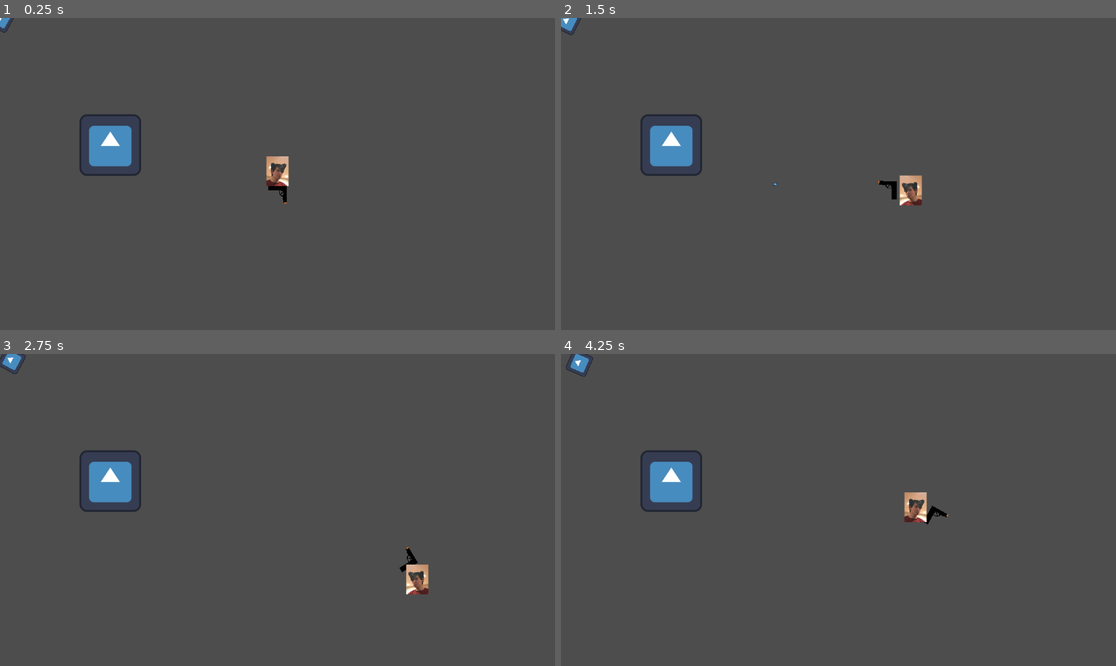
Above: before the commit, frames 1-4 (two rows, left to right).
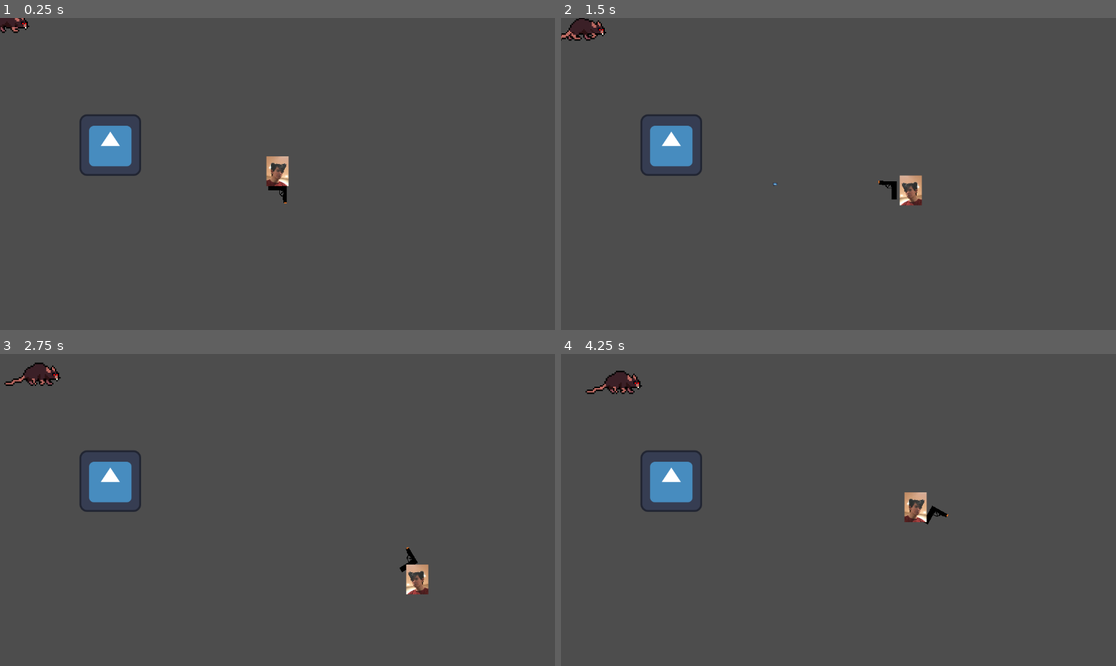
Above: after the commit, the same moments.

Repository: Asimile/GameJamFall2025
Game: Godot game, scene res://Scenes/level.tscn
Same seed, same stepped clock (60 frames per second), same inputs: the game is played once before the commit and once after it. Before the commit the project has no main scene; this scene is started directly in both runs. The engine's default icon, where the game draws it, is replaced by a stand-in: a white triangle on a blue panel in a dark square.
Inputs (mouse positions are in pixels of both pictures, inside the frame that each line leads up to):
- Up to frame 1 (0.25 s): no input
- Up to frame 2 (1.5 s): move the mouse to (960, 158) at 0.52 s; hold D (move_right) 0.53-1.28 s; click (960, 158) at 0.6 s; move the mouse to (727, 189) at 1.27 s; hold S (move_down) from 1.28 s (still down); click (727, 189) at 1.35 s
- Up to frame 3 (2.75 s): move the mouse to (333, 441) at 2.02 s; release S (move_down) at 2.03 s; hold D (move_right) from 2.03 s (still down); click (333, 441) at 2.1 s
- Up to frame 4 (4.25 s): move the mouse to (810, 572) at 2.77 s; release D (move_right) at 2.78 s; hold W (move_up) 2.78-3.53 s; click (810, 572) at 2.85 s; move the mouse to (1005, 556) at 3.52 s; hold A (move_left) from 3.53 s (still down); click (1005, 556) at 3.6 s

The runs differ from the first frame. In frame 1, 0.2% of the frame differs, in the area x 0-6%, y 0-5%; in frame 2, 0.5%; in frame 3, 0.6%; in frame 4, 0.6%, in the area x 0-15%, y 0-13%.

Commit message:
add rat sprites

Diff:
--- a/gamejamfall2025/Scenes/enemy.tscn
+++ b/gamejamfall2025/Scenes/enemy.tscn
@@ -1,9 +1,60 @@
-[gd_scene load_steps=4 format=3 uid="uid://da7rbd7m8dra0"]
+[gd_scene load_steps=12 format=3 uid="uid://da7rbd7m8dra0"]
 
 [ext_resource type="Script" path="res://Scripts/enemy.gd" id="1_gmcf4"]
 [ext_resource type="Texture2D" uid="uid://c1v00cmetpb21" path="res://icon.svg" id="2_dy3eh"]
+[ext_resource type="Texture2D" uid="uid://y3rtcsoqkhhx" path="res://Assets/ratat.png" id="3_jmwfg"]
 
 [sub_resource type="CircleShape2D" id="CircleShape2D_cp4y3"]
+
+[sub_resource type="AtlasTexture" id="AtlasTexture_ldt87"]
+atlas = ExtResource("3_jmwfg")
+region = Rect2(0, 0, 48, 24)
+
+[sub_resource type="AtlasTexture" id="AtlasTexture_i7oa3"]
+atlas = ExtResource("3_jmwfg")
+region = Rect2(48, 0, 48, 24)
+
+[sub_resource type="AtlasTexture" id="AtlasTexture_iaff4"]
+atlas = ExtResource("3_jmwfg")
+region = Rect2(96, 0, 48, 24)
+
+[sub_resource type="AtlasTexture" id="AtlasTexture_piern"]
+atlas = ExtResource("3_jmwfg")
+region = Rect2(144, 0, 48, 24)
+
+[sub_resource type="AtlasTexture" id="AtlasTexture_ugaoj"]
+atlas = ExtResource("3_jmwfg")
+region = Rect2(192, 0, 48, 24)
+
+[sub_resource type="AtlasTexture" id="AtlasTexture_bu2e8"]
+atlas = ExtResource("3_jmwfg")
+region = Rect2(240, 0, 48, 24)
+
+[sub_resource type="SpriteFrames" id="SpriteFrames_pdhtk"]
+animations = [{
+"frames": [{
+"duration": 1.0,
+"texture": SubResource("AtlasTexture_ldt87")
+}, {
+"duration": 1.0,
+"texture": SubResource("AtlasTexture_i7oa3")
+}, {
+"duration": 1.0,
+"texture": SubResource("AtlasTexture_iaff4")
+}, {
+"duration": 1.0,
+"texture": SubResource("AtlasTexture_piern")
+}, {
+"duration": 1.0,
+"texture": SubResource("AtlasTexture_ugaoj")
+}, {
+"duration": 1.0,
+"texture": SubResource("AtlasTexture_bu2e8")
+}],
+"loop": true,
+"name": &"walk",
+"speed": 8.0
+}]
 
 [node name="enemy" type="CharacterBody2D"]
 scale = Vector2(3, 3)
@@ -14,5 +65,11 @@
 debug_color = Color(0.986704, 0, 0.320819, 0.42)
 
 [node name="PlaceholderSprite" type="Sprite2D" parent="."]
+visible = false
 scale = Vector2(0.12, 0.12)
 texture = ExtResource("2_dy3eh")
+
+[node name="AnimatedSprite2D" type="AnimatedSprite2D" parent="."]
+sprite_frames = SubResource("SpriteFrames_pdhtk")
+animation = &"walk"
+frame_progress = 0.200245
--- a/gamejamfall2025/Scripts/enemy.gd
+++ b/gamejamfall2025/Scripts/enemy.gd
@@ -1,20 +1,25 @@
 extends CharacterBody2D
 
-var move_speed: float = 10
-#var enemy_health: int = 2
-
-@onready var ENEMY_SPRITE = $PlaceholderSprite
+var move_speed: float = 30
+#var enemy_health: int = 3
+@onready var ENEMY_SPRITE = $AnimatedSprite2D
 
 func _physics_process(delta):
 	#Access the player through the overarching parent node
 	var player = get_parent().get_node("Player")
 
-	ENEMY_SPRITE.look_at(player.global_position)
-	# This is only for the godot logo, to make it face the player before we use our own asset
-	ENEMY_SPRITE.rotation_degrees -= 90
+	ENEMY_SPRITE.play('walk')
+
 
 	#By telling the enemy what its velocity is, move_and_slide() will handle the rest
 	velocity = ((player.global_position - global_position).normalized()) * move_speed
+
+	#Flipping enemy sprite based on player's relative x position
+	var player_direction = player.global_position.x - global_position.x
+	if player_direction < 0:
+		ENEMY_SPRITE.flip_h = true
+	elif player_direction > 0:
+		ENEMY_SPRITE.flip_h = false
 
 	#Handles physics stuff
 	move_and_slide()
--- a/gamejamfall2025/project.godot
+++ b/gamejamfall2025/project.godot
@@ -11,6 +11,7 @@
 [application]
 
 config/name="GameJamFall2025"
+run/main_scene="res://Scenes/level.tscn"
 config/features=PackedStringArray("4.3", "GL Compatibility")
 config/icon="res://icon.svg"
 
Binary file added: gamejamfall2025/Assets/ratat.png
Not shown, added: gamejamfall2025/Assets/ratat.png.import
